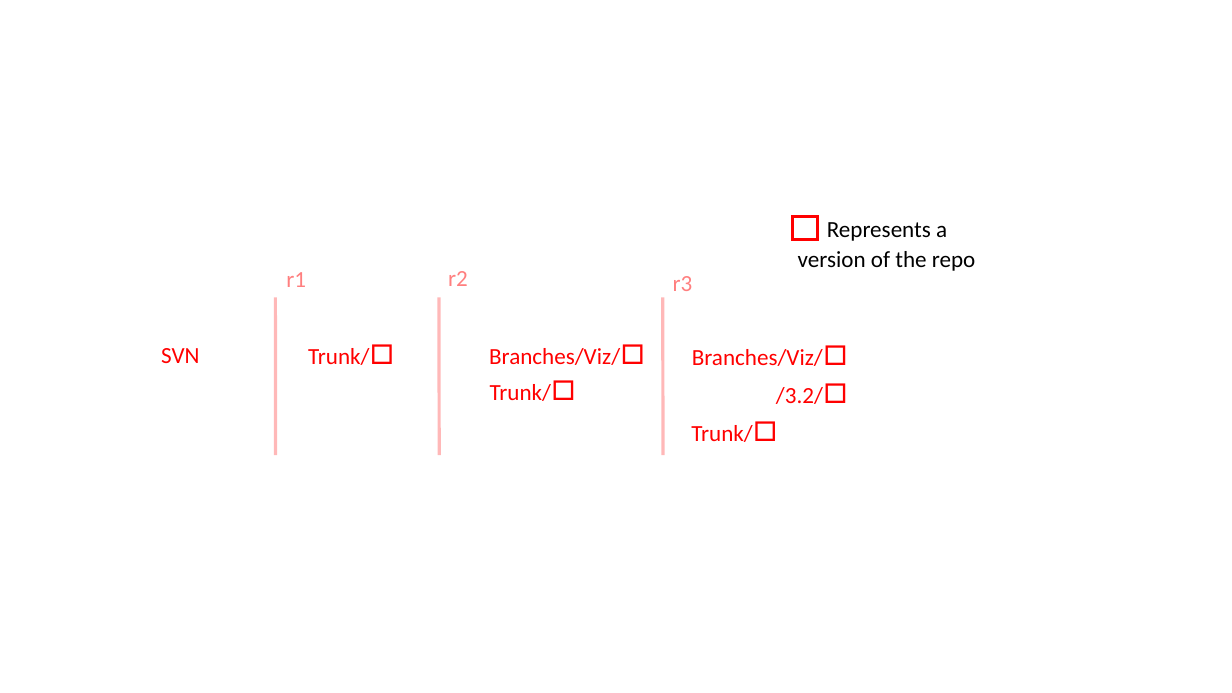
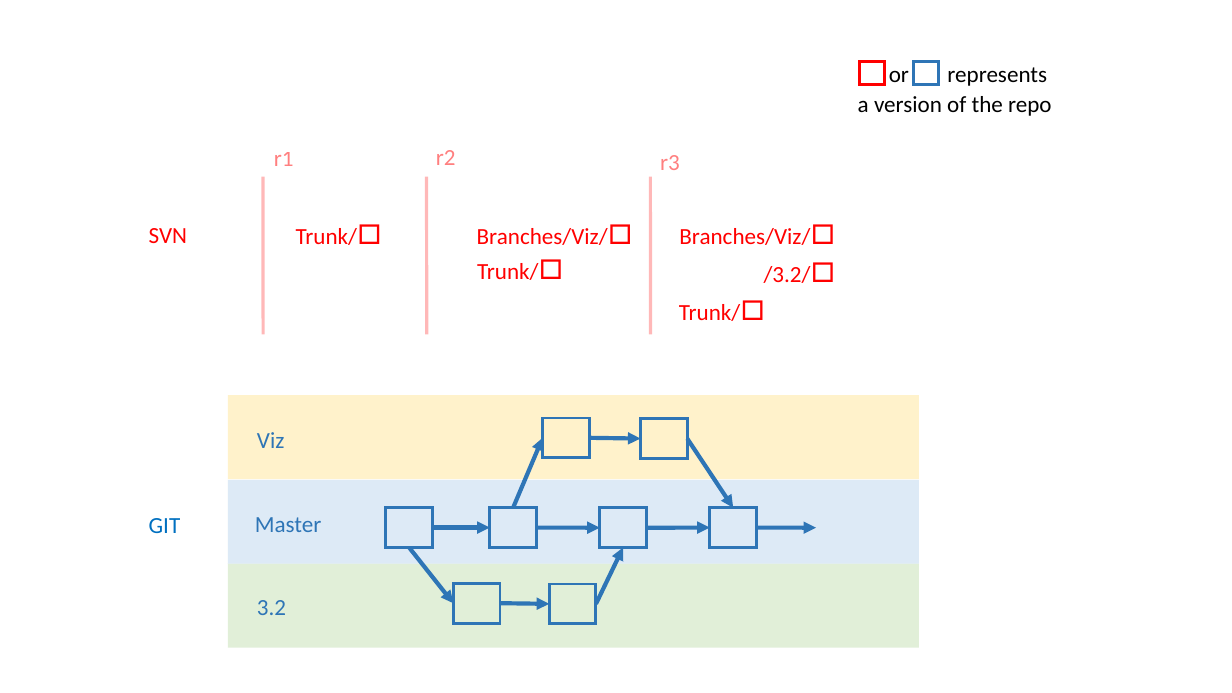
Before and after one commit to opensim-org/teaching-git, a slide deck: slide 2 of images/draftFigures.pptm. Drawn at 1232x693 pixels with LibreOffice and Linux fonts; fonts in the diff are those of the drawing. Boxes give left, top, right and bottom in pixels: in the first picture for what was removed or moved away, otherwise in the second. Text is boxed around its words. In the diff, an @@ line names an element or a change of style, - is before the commit and + after.

```diff
--- a/images/draftFigures.pptm
+++ b/images/draftFigures.pptm
@@ rectangle: place and size @@
-rectangle at box(793, 217, 818, 240)
+rectangle at box(860, 62, 884, 85)
@@ text added at box(889, 70, 909, 82), 18 pt, text #000000 @@
+or
@@ rectangle added at box(913, 62, 938, 85), outline #2E75B6 2.25 pt @@
@@ text at box(947, 67, 1047, 86): text changed @@
-Represents a
+represents
@@ text at box(858, 96, 1052, 116): text changed @@
-version of the repo
+a version of the repo
@@ text "r1": place and size @@
-text "r1" at box(286, 272, 306, 287)
+text "r1" at box(274, 152, 294, 166)
@@ 8 texts, 3 lines: place and size @@
-8 texts, 3 lines at box(161, 271, 823, 456)
+8 texts, 3 lines at box(149, 150, 811, 335)
@@ text "Branches/Viz/□": place and size @@
-text "Branches/Viz/□" at box(489, 348, 620, 365)
+text "Branches/Viz/□" at box(477, 228, 608, 245)
@@ rectangle added at box(228, 396, 920, 480), fill #FFE699 at 51% opacity @@
@@ rectangle added at box(543, 418, 590, 457), outline #2E75B6 2.25 pt @@
@@ rectangle added at box(640, 419, 688, 458), outline #2E75B6 2.25 pt @@
@@ text added at box(257, 432, 285, 448), 18 pt, text #2E75B6 @@
+Viz
@@ arrow added from (513, 507) to (543, 438), #2E75B6 3.25 pt @@
@@ arrow added from (590, 438) to (640, 439), #2E75B6 3.25 pt @@
@@ arrow added from (688, 439) to (733, 508), #2E75B6 3.25 pt @@
@@ rectangle added at box(228, 480, 920, 564), fill #BDD7EE at 51% opacity @@
@@ rectangle added at box(385, 507, 433, 547), outline #2E75B6 2.25 pt @@
@@ rectangle added at box(490, 507, 537, 547), outline #2E75B6 2.25 pt @@
@@ rectangle added at box(600, 508, 647, 548), outline #2E75B6 2.25 pt @@
@@ rectangle added at box(710, 508, 757, 548), outline #2E75B6 2.25 pt @@
@@ text added at box(149, 518, 181, 533), 18 pt, text #0070C0 @@
+GIT
@@ text added at box(255, 517, 322, 532), 18 pt, text #2E75B6 @@
+Master
@@ arrow added from (433, 528) to (490, 528), #2E75B6 3.25 pt @@
@@ arrow added from (537, 528) to (600, 528), #2E75B6 3.25 pt @@
@@ arrow added from (647, 528) to (710, 528), #2E75B6 3.25 pt @@
@@ arrow added from (757, 528) to (816, 528), #2E75B6 3.25 pt @@
@@ rectangle added at box(228, 564, 920, 648), fill #C5E0B4 at 51% opacity @@
@@ arrow added from (409, 548) to (454, 604), #2E75B6 3.25 pt @@
@@ arrow added from (596, 604) to (623, 548), #2E75B6 3.25 pt @@
@@ rectangle added at box(454, 583, 501, 623), outline #2E75B6 2.25 pt @@
@@ rectangle added at box(549, 584, 596, 624), outline #2E75B6 2.25 pt @@
@@ text added at box(257, 600, 286, 615), 18 pt, text #2E75B6 @@
+3.2
@@ arrow added from (500, 604) to (549, 604), #2E75B6 3.25 pt @@
```
Also in this commit, not shown: 1 other slide changed, 1 slide removed, 3 other files.
